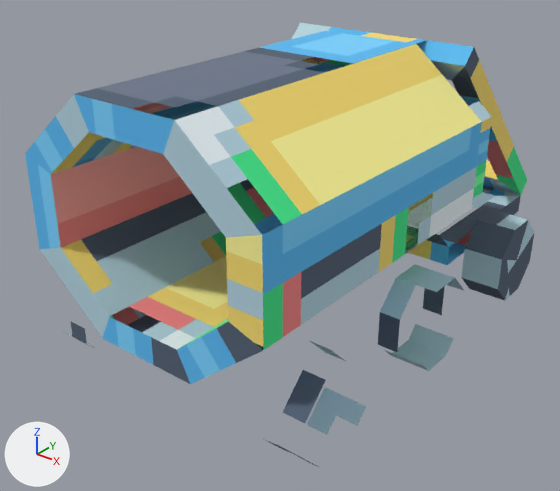
An edit to the glTF model src/models/Truckma.gltf, drawn before and after from the same camera.
Rendered twice from a camera (50 mm lens) standing at (1.232, -1.955, 1.127) and looking at (-0.074, -0.322, 0.114). The axes (+X, +Y, +Z) are drawn at lower left. The lights are the same throughout. Where no turn or scale is listed for an object, it has been applied to the vertices. Vertices at the same position are counted once.

In view in the first picture: 'bottom', 'cylinder', 'cylinder.001', 'cylinder.002', 'cylinder.004', 'front', 'top', 'tube'.
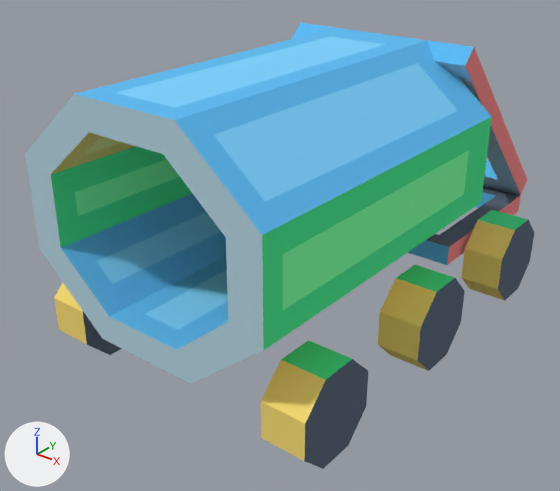
Where the newer file only moved an object's origin or applied its transform, the numbers keep the older frame.

Location of each change, [x1, y1, x2, y2] in pixels of the pictures (560 x 491 px):
'cylinder.002', surface changed, reshaped (blue to yellow)
    before: [264, 341, 366, 467]
    after: [261, 340, 368, 469]
'cylinder.001', surface changed, reshaped
    before: [378, 265, 464, 371]
    after: [378, 265, 465, 371]
'top', recoloured, surface changed
    both: [292, 23, 527, 195]
'bottom', recoloured, surface changed
    both: [406, 186, 521, 265]
part 1 of me_mesh_0, surface changed (blue to yellow)
    both: [461, 210, 534, 300]
part 2 of me_mesh_1, surface changed (cyan)
    before: [378, 265, 464, 371]
part 3 of me_mesh_2, surface changed (blue)
    before: [264, 341, 366, 467]
part 4 of me_mesh_4, surface changed (blue to yellow)
    before: [64, 322, 94, 348]
    after: [54, 283, 122, 355]
part 5 of me_mesh_5, surface changed
    after: [261, 340, 368, 469]
part 6 of me_mesh_6, surface changed
    both: [25, 31, 482, 384]
part 7 of me_mesh_7, surface changed
    before: [301, 33, 492, 240]
    after: [327, 28, 492, 208]
part 8 of me_mesh_9, surface changed
    before: [406, 186, 521, 265]
    after: [408, 186, 521, 265]

The edits, one by one:
me_mesh_0 has 18 vertices, 32 faces and spans x -0.063..0.063, y -0.125..0.125, z -0.125..0.125.
me_mesh_0 is used by ob_cylinder; location (0.375, 0.25, 0.0).
me_mesh_0 part 1: texture (UV) coordinates of 32 of 32 faces, centred in x -0.063..0.063, y -0.125..0.125, z -0.125..0.125, changed; they spanned u 0.06..0.63, v 0.09..0.66 and now span u 0.0..0.7, v 0.0..0.76.
me_mesh_4 has 18 vertices, 32 faces and spans x -0.063..0.063, y -0.125..0.125, z -0.125..0.125.
me_mesh_4 is used by ob_cylinder_004; location (-0.375, -0.75, 0.0).
me_mesh_4 part 4: texture (UV) coordinates of 32 of 32 faces, centred in x -0.063..0.063, y -0.125..0.125, z -0.125..0.125, changed; they spanned u 0.06..1.04, v 0.14..1.04 and now span u 0.0..0.7, v 0.0..0.76.
me_mesh_5 has 18 vertices, 32 faces and spans x -0.125..0.125, y -0.125..0.125, z -0.062..0.062.
me_mesh_5 is used by ob_cylinder_005; parent ob_wheels; location (-0.812, -0.494, 0.05); rotation (0.0, -1.571, 0.0), in degrees (0, -90, 0).
me_mesh_5 part 5: texture (UV) coordinates of 32 of 32 faces, centred in x -0.125..0.125, y -0.125..0.125, z -0.062..0.062, changed; they spanned u 0.03..0.97, v 0.01..1.04 and now span u 0.0..0.7, v 0.0..0.76.
me_mesh_6 has 32 vertices, 64 faces and spans x -0.375..0.375, y -0.938..0.0, z -0.313..0.313.
me_mesh_6 is used by ob_tube; location (0.0, 0.0, 0.375).
me_mesh_6 part 6: texture (UV) coordinates of 64 of 64 faces, centred in x -0.375..0.375, y -0.938..0.0, z -0.313..0.312, changed; they spanned u 0.0..0.6, v 0.0..0.73 and now span u 0.0..0.62, v 0.0..0.7.
me_mesh_7 is used by ob_front; location (0.0, 0.312, 0.375).
me_mesh_7 had 18 vertices, 32 faces and spanned x -0.375..0.375, y -0.313..-0.25, z -0.313..0.312.
me_mesh_7 now has 18 vertices, 32 faces and spans x -0.375..0.375, y -0.313..-0.25, z -0.313..0.313.
me_mesh_7 part 7: texture (UV) coordinates of 32 of 32 faces, centred in x -0.375..0.375, y -0.313..-0.25, z -0.313..0.312, changed; they spanned u 0.19..0.94, v 0.0..0.84 and now span u 0.0..0.62, v 0.0..0.38.
me_mesh_8 has 16 vertices, 32 faces and spans x -0.3..0.3, y -0.234..0.367, z -0.367..0.234.
me_mesh_8 is used by ob_top; location (0.0, 0.253, 0.453).
me_mesh_8 no longer uses material mat_material_0.
me_mesh_8 part 9: texture (UV) coordinates of 32 of 32 faces, centred in x -0.3..0.3, y -0.22..0.352, z -0.352..0.22, changed; they spanned u 0.0..0.44, v 0.0..0.47 and now span u 0.06..0.72, v 0.0..0.72.
me_mesh_8 now uses material mat_material_1.
me_mesh_9 has 16 vertices, 32 faces and spans x -0.3..0.3, y -0.05..0.488, z -0.031..0.031.
me_mesh_9 is used by ob_bottom; location (0.0, 0.088, 0.055).
me_mesh_9 no longer uses material mat_material_0.
me_mesh_9 part 8: texture (UV) coordinates of 32 of 32 faces, centred in x -0.3..0.3, y -0.05..0.488, z -0.031..0.031, changed; they spanned u 0.03..0.71, v 0.0..0.68 and now span u 0.11..0.69, v 0.02..0.66.
me_mesh_9 now uses material mat_material_1.
Object 'cylinder.001' (ob_cylinder_001) now shows me_mesh_3 instead of me_mesh_1.
Object 'cylinder.002' (ob_cylinder_002) now shows me_mesh_5 instead of me_mesh_2.
